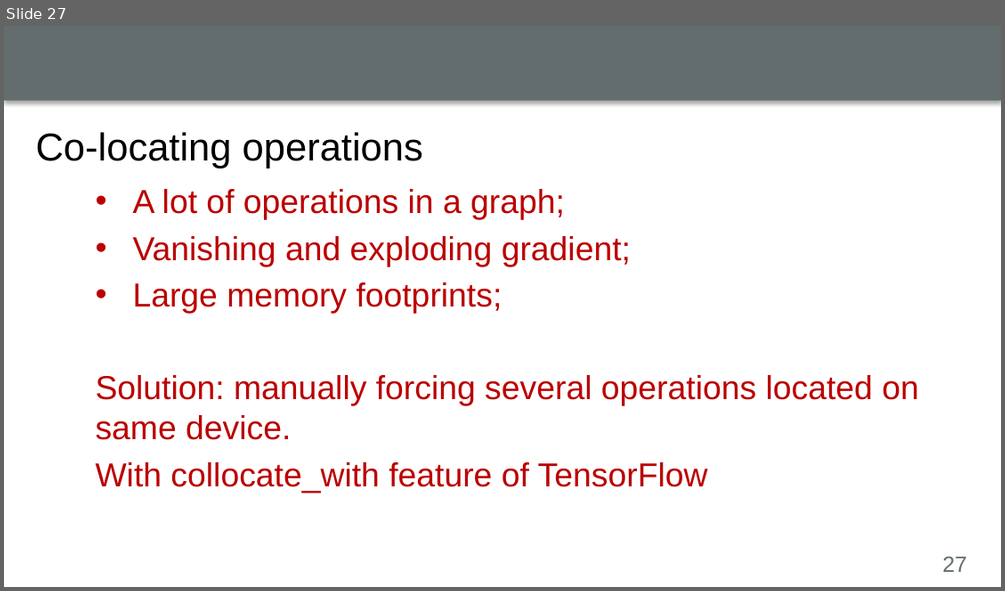
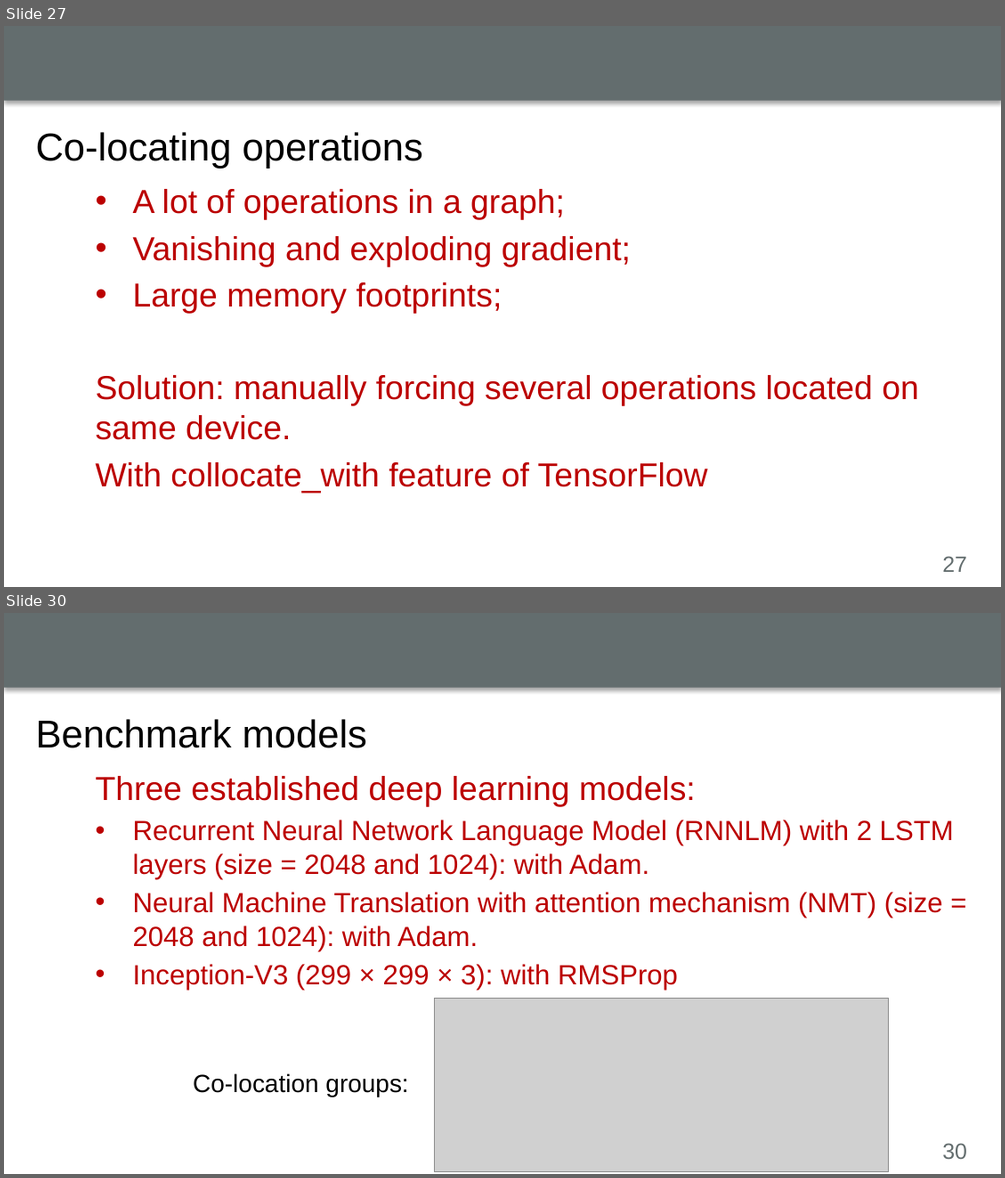
Before and after one commit to luyuliu/CSE-5194, a slide deck: presentation/presentation.pptx. Shown one above the other, each under a label of ours: slide 27 before the commit, slides 27 and 30 after it; the slides between them are not shown. The pictures are 1005x591 and 1005x1178 pixels, drawn with LibreOffice and Linux fonts; fonts in the diff are those of the drawing; grey boxes stand for pictures; background and template pictures are left out. Boxes give left, top, right and bottom in pixels: in the first picture for what was removed or moved away, otherwise in the second. Text is boxed around its words. In the diff, an @@ line names an element or a change of style, - is before the commit and + after.

```diff
--- a/presentation/presentation.pptx
+++ b/presentation/presentation.pptx
@@ slide 30 added at box(4, 613, 1001, 1174), background #FFFFFF; not listed: 2 template elements that a slide beside it also shows @@
@@ title added at box(36, 719, 367, 748), 28 pt, text #000000 @@
+Benchmark models
@@ text added at box(86, 763, 983, 1133), outline #FFFFFF 0.75 pt, 20 pt, text #BB0000 @@
+Three established deep learning models:
+• Recurrent Neural Network Language Model (RNNLM) with 2 LSTM layers (size = 2048 and 1024): with Adam.
+• Neural Machine Translation with attention mechanism (NMT) (size = 2048 and 1024): with Adam.
+• Inception-V3 (299 × 299 × 3): with RMSProp
@@ picture added at box(434, 997, 888, 1171) @@
@@ text added at box(193, 1073, 408, 1096), 18 pt, text #000000 @@
+Co-location groups:
```
Also in this commit, not shown: 1 slide changed, 27 other slides added, 1 slide removed.
